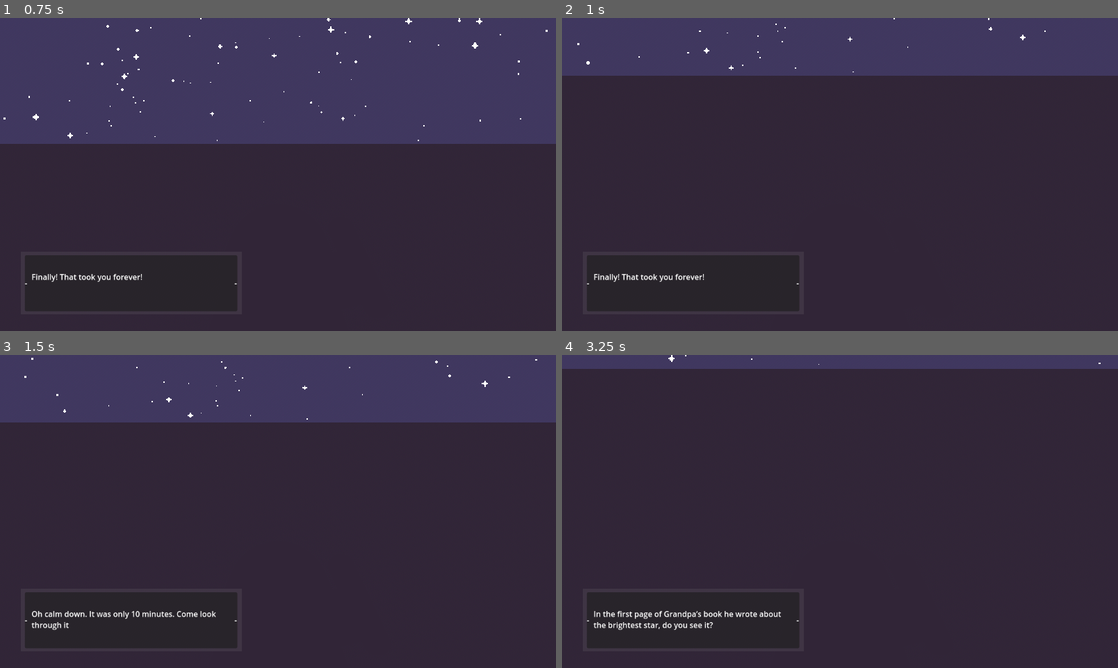
Above: before the commit, frames 1-4 (two rows, left to right).
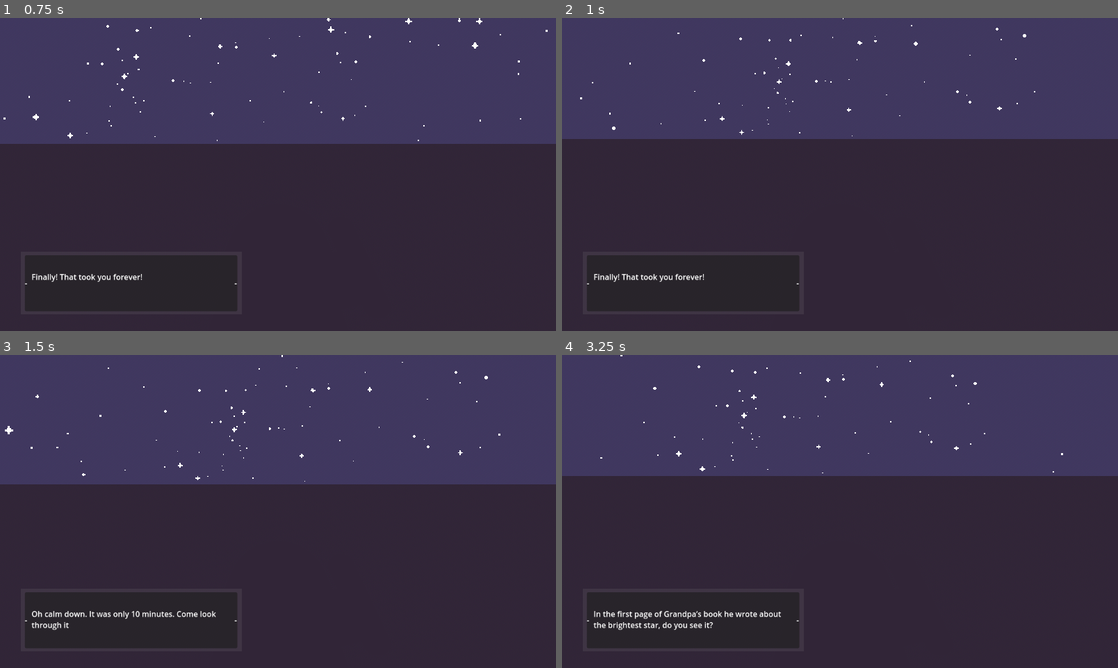
Above: after the commit, the same moments.

Repository: ATTOCORRECT/DesignWeek-Winter2025
Game: Godot game, scene res://Game.tscn
Two runs of this game, one before a commit and one after it. Both use one fixed random seed, a clock stepped at 60 frames per second and the inputs below.
Inputs (mouse positions are in pixels of both pictures, inside the frame that each line leads up to):
- Up to frame 1 (0.75 s): tap Enter (ui_accept) at 0.5 s; drag from (133, 284) to (333, 105) at 0.52 s
- Up to frame 2 (1 s): no input
- Up to frame 3 (1.5 s): drag from (166, 527) to (250, 574) at 1.27 s
- Up to frame 4 (3.25 s): tap Enter (ui_accept) at 2 s; move the mouse to (895, 442) at 2.02 s; hold Up (ui_up) 2.03-2.75 s; hold Mouse wheel down (zoom_out) 2.03-2.75 s; click (895, 442) at 2.17 s; drag from (812, 574) to (673, 464) at 2.77 s

Frame 1 is identical in both runs. In frame 2, 20% of the frame differs, in the area x 0-100%, y 0-39%; in frame 3, 20%; in frame 4, 34%.

Commit message:
Merge branch 'main' into Tarell's-Branch

Diff:
--- a/stargazing-prototype/player_controller.gd
+++ b/stargazing-prototype/player_controller.gd
@@ -69,8 +69,8 @@
 func focus():
 	is_zoom_animating = true
 
-	var telescope_rotation = Singleton.telescope.rotation
-	var stars_rotation = Singleton.star_cluster.rotation
+	var telescope_rotation = Quaternion(Singleton.telescope.transform.basis.orthonormalized())
+	var stars_rotation = Quaternion(Singleton.star_cluster.transform.basis.orthonormalized())
 
 	var seconds = 0.3
 	var total_i = seconds * 60
@@ -79,7 +79,8 @@
 		var t = i / float(total_i)
 		var te = ease(t,-5)
 
-		Singleton.telescope.rotation = lerp(telescope_rotation, stars_rotation, te)
+		var new_rotation = telescope_rotation.slerp(stars_rotation, te)
+		Singleton.telescope.basis = Basis(new_rotation)
 
 		await get_tree().create_timer(1.0/60.0).timeout
 
@@ -112,7 +113,7 @@
 				drag_position = position
 
 				Singleton.telescope.rotate_y(drag_position_offset.x * -0.8)
-				Singleton.telescope.rotate_object_local(Vector3.LEFT,drag_position_offset.y * 0.8)
+				Singleton.telescope.rotation.x = clamp(drag_position_offset.y * -0.8 + Singleton.telescope.rotation.x, deg_to_rad(-10), deg_to_rad(89))
 
 func constellation_controlls(event):
 		# Mouse pressed
--- a/stargazing-prototype/star_cluster.tscn
+++ b/stargazing-prototype/star_cluster.tscn
@@ -61,7 +61,6 @@
 
 [node name="Star11" parent="Rotator/Other Stars" instance=ExtResource("1_86r6b")]
 transform = Transform3D(1, 0, 0, 0, 1, 0, 0, 0, 1, 0.515639, 0.693581, -0.313413)
-texture = ExtResource("3_h87vp")
 
 [node name="Star12" parent="Rotator/Other Stars" instance=ExtResource("1_86r6b")]
 transform = Transform3D(1, 0, 0, 0, 1, 0, 0, 0, 1, 0.787972, 0.206159, 0.101277)
--- /dev/null
+++ b/stargazing-prototype/star_cluster_octo.tscn
@@ -0,0 +1,80 @@
+[gd_scene load_steps=5 format=3 uid="uid://baxums3wiafaa"]
+
+[ext_resource type="Script" uid="uid://d4l1733n0hx3u" path="res://star_cluster.gd" id="1_aftu2"]
+[ext_resource type="PackedScene" uid="uid://c6h15vi3l4y8a" path="res://star.tscn" id="2_16brb"]
+[ext_resource type="Texture2D" uid="uid://bu6rokk325ecg" path="res://assets/star_big.png" id="3_qkxrq"]
+[ext_resource type="Texture2D" uid="uid://c583xmajg272d" path="res://assets/star_medium.png" id="4_vkpg3"]
+
+[node name="Star Cluster Octo" type="Node3D"]
+script = ExtResource("1_aftu2")
+
+[node name="Rotator" type="Node3D" parent="."]
+transform = Transform3D(1, 0, 0, 0, 1, 0, 0, 0, 1, 0, 0, -4)
+
+[node name="Constellation" type="Node3D" parent="Rotator"]
+
+[node name="1" parent="Rotator/Constellation" instance=ExtResource("2_16brb")]
+transform = Transform3D(1, 0, 0, 0, 1, 0, 0, 0, 1, -0.782426, -0.435331, -0.204305)
+texture = ExtResource("4_vkpg3")
+
+[node name="2" parent="Rotator/Constellation" instance=ExtResource("2_16brb")]
+transform = Transform3D(1, 0, 0, 0, 1, 0, 0, 0, 1, -0.661067, 0.0401298, -0.497724)
+
+[node name="3" parent="Rotator/Constellation" instance=ExtResource("2_16brb")]
+transform = Transform3D(1, 0, 0, 0, 1, 0, 0, 0, 1, -0.402675, -0.402323, 0.0808561)
+texture = ExtResource("3_qkxrq")
+
+[node name="4" parent="Rotator/Constellation" instance=ExtResource("2_16brb")]
+transform = Transform3D(1, 0, 0, 0, 1, 0, 0, 0, 1, -0.175565, 0.152205, 0.422455)
+texture = ExtResource("4_vkpg3")
+
+[node name="5" parent="Rotator/Constellation" instance=ExtResource("2_16brb")]
+transform = Transform3D(1, 0, 0, 0, 1, 0, 0, 0, 1, -0.51623, 0.640492, -0.109251)
+texture = ExtResource("3_qkxrq")
+
+[node name="6" parent="Rotator/Constellation" instance=ExtResource("2_16brb")]
+transform = Transform3D(1, 0, 0, 0, 1, 0, 0, 0, 1, -0.0222655, 0.846783, 0.205614)
+texture = ExtResource("4_vkpg3")
+
+[node name="7" parent="Rotator/Constellation" instance=ExtResource("2_16brb")]
+transform = Transform3D(1, 0, 0, 0, 1, 0, 0, 0, 1, 0.522799, 0.549647, 0.265023)
+texture = ExtResource("3_qkxrq")
+
+[node name="8" parent="Rotator/Constellation" instance=ExtResource("2_16brb")]
+transform = Transform3D(1, 0, 0, 0, 1, 0, 0, 0, 1, 0.1651, 0.337678, -0.498378)
+texture = ExtResource("3_qkxrq")
+
+[node name="9" parent="Rotator/Constellation" instance=ExtResource("2_16brb")]
+transform = Transform3D(1, 0, 0, 0, 1, 0, 0, 0, 1, 0.442918, -0.348235, 0.205614)
+texture = ExtResource("4_vkpg3")
+
+[node name="10" parent="Rotator/Constellation" instance=ExtResource("2_16brb")]
+transform = Transform3D(1, 0, 0, 0, 1, 0, 0, 0, 1, 0.659156, -0.381271, -0.0349903)
+texture = ExtResource("4_vkpg3")
+
+[node name="11" parent="Rotator/Constellation" instance=ExtResource("2_16brb")]
+transform = Transform3D(1, 0, 0, 0, 1, 0, 0, 0, 1, 0.614106, -0.585496, 0.205614)
+texture = ExtResource("4_vkpg3")
+
+[node name="Other Stars" type="Node3D" parent="Rotator"]
+transform = Transform3D(1, 0, 0, 0, 1, 0, 0, 0, 1, 0.00296235, 0, 0)
+
+[node name="Star" parent="Rotator/Other Stars" instance=ExtResource("2_16brb")]
+transform = Transform3D(1, 0, 0, 0, 1, 0, 0, 0, 1, -0.173751, -0.734984, -0.394998)
+
+[node name="Star2" parent="Rotator/Other Stars" instance=ExtResource("2_16brb")]
+transform = Transform3D(1, 0, 0, 0, 1, 0, 0, 0, 1, -0.0135052, -0.551278, 0.620163)
+
+[node name="Star3" parent="Rotator/Other Stars" instance=ExtResource("2_16brb")]
+transform = Transform3D(1, 0, 0, 0, 1, 0, 0, 0, 1, 0.742207, 0.244846, 0.432766)
+
+[node name="Star4" parent="Rotator/Other Stars" instance=ExtResource("2_16brb")]
+transform = Transform3D(1, 0, 0, 0, 1, 0, 0, 0, 1, 0.766454, -0.00166986, -0.425151)
+
+[node name="Star5" parent="Rotator/Other Stars" instance=ExtResource("2_16brb")]
+transform = Transform3D(1, 0, 0, 0, 1, 0, 0, 0, 1, -0.728805, 0.39033, -0.0381327)
+
+[node name="CSGSphere3D" type="CSGSphere3D" parent="."]
+transform = Transform3D(1, 0, 0, 0, 1, 0, 0, 0, 1, 0, 0, -4)
+visible = false
+radius = 1.0
--- /dev/null
+++ b/stargazing-prototype/star_cluster_whale.tscn
@@ -0,0 +1,121 @@
+[gd_scene load_steps=5 format=3 uid="uid://1cucq5p32ejh"]
+
+[ext_resource type="Script" uid="uid://d4l1733n0hx3u" path="res://star_cluster.gd" id="1_qmobx"]
+[ext_resource type="PackedScene" uid="uid://c6h15vi3l4y8a" path="res://star.tscn" id="2_kye2x"]
+[ext_resource type="Texture2D" uid="uid://c583xmajg272d" path="res://assets/star_medium.png" id="3_2w077"]
+[ext_resource type="Texture2D" uid="uid://bu6rokk325ecg" path="res://assets/star_big.png" id="4_yelkf"]
+
+[node name="Star Cluster Whale" type="Node3D"]
+script = ExtResource("1_qmobx")
+
+[node name="Rotator" type="Node3D" parent="."]
+transform = Transform3D(1, 0, 0, 0, 1, 0, 0, 0, 1, 0, 0, -4)
+
+[node name="Constellation" type="Node3D" parent="Rotator"]
+
+[node name="1" parent="Rotator/Constellation" instance=ExtResource("2_kye2x")]
+transform = Transform3D(1, 0, 0, 0, 1, 0, 0, 0, 1, -0.903949, 0.0877361, -0.0121694)
+texture = ExtResource("3_2w077")
+
+[node name="2" parent="Rotator/Constellation" instance=ExtResource("2_kye2x")]
+transform = Transform3D(1, 0, 0, 0, 1, 0, 0, 0, 1, -0.68483, 0.1619, -0.3194)
+texture = ExtResource("3_2w077")
+
+[node name="3" parent="Rotator/Constellation" instance=ExtResource("2_kye2x")]
+transform = Transform3D(1, 0, 0, 0, 1, 0, 0, 0, 1, -0.587069, -0.00665402, 0.0033865)
+texture = ExtResource("3_2w077")
+
+[node name="4" parent="Rotator/Constellation" instance=ExtResource("2_kye2x")]
+transform = Transform3D(1, 0, 0, 0, 1, 0, 0, 0, 1, -0.135345, 0.151787, 0.388397)
+texture = ExtResource("4_yelkf")
+
+[node name="5" parent="Rotator/Constellation" instance=ExtResource("2_kye2x")]
+transform = Transform3D(1, 0, 0, 0, 1, 0, 0, 0, 1, 0.299524, 0.128189, 0.380619)
+texture = ExtResource("3_2w077")
+
+[node name="6" parent="Rotator/Constellation" instance=ExtResource("2_kye2x")]
+transform = Transform3D(1, 0, 0, 0, 1, 0, 0, 0, 1, 0.441109, 0.28663, 0.205614)
+texture = ExtResource("3_2w077")
+
+[node name="7" parent="Rotator/Constellation" instance=ExtResource("2_kye2x")]
+transform = Transform3D(0.999766, 0.012217, 0.0178524, -0.0122151, 0.999925, -0.00021812, -0.0178538, 0, 0.999841, 0.650835, 0.317933, -0.430767)
+texture = ExtResource("3_2w077")
+
+[node name="8" parent="Rotator/Constellation" instance=ExtResource("2_kye2x")]
+transform = Transform3D(0.999766, 0.012217, 0.0178524, -0.0122151, 0.999925, -0.00021812, -0.0178538, 0, 0.999841, 0.807838, 0.201389, -0.211923)
+texture = ExtResource("3_2w077")
+
+[node name="9" parent="Rotator/Constellation" instance=ExtResource("2_kye2x")]
+transform = Transform3D(1, 0, 0, 0, 1, 0, 0, 0, 1, 0.75462, -0.006654, 0.0306094)
+texture = ExtResource("3_2w077")
+
+[node name="10" parent="Rotator/Constellation" instance=ExtResource("2_kye2x")]
+transform = Transform3D(1, 0, 0, 0, 1, 0, 0, 0, 1, 0.835525, -0.131384, 0.108389)
+texture = ExtResource("4_yelkf")
+
+[node name="11" parent="Rotator/Constellation" instance=ExtResource("2_kye2x")]
+transform = Transform3D(1, 0, 0, 0, 1, 0, 0, 0, 1, 0.714166, -0.353875, 0.287283)
+texture = ExtResource("4_yelkf")
+
+[node name="12" parent="Rotator/Constellation" instance=ExtResource("2_kye2x")]
+transform = Transform3D(1, 0, 0, 0, 1, 0, 0, 0, 1, 0.279298, -0.471862, -0.284399)
+texture = ExtResource("4_yelkf")
+
+[node name="13" parent="Rotator/Constellation" instance=ExtResource("2_kye2x")]
+transform = Transform3D(1, 0, 0, 0, 1, 0, 0, 0, 1, 0.151197, -0.353875, -0.0588374)
+texture = ExtResource("4_yelkf")
+
+[node name="14" parent="Rotator/Constellation" instance=ExtResource("2_kye2x")]
+transform = Transform3D(1, 0, 0, 0, 1, 0, 0, 0, 1, -0.000501573, -0.360617, 0.1045)
+texture = ExtResource("4_yelkf")
+
+[node name="15" parent="Rotator/Constellation" instance=ExtResource("2_kye2x")]
+transform = Transform3D(1, 0, 0, 0, 1, 0, 0, 0, 1, -0.138715, -0.222403, -0.00828075)
+texture = ExtResource("4_yelkf")
+
+[node name="16" parent="Rotator/Constellation" instance=ExtResource("2_kye2x")]
+transform = Transform3D(1, 0, 0, 0, 1, 0, 0, 0, 1, -0.483682, -0.245439, -0.20273)
+texture = ExtResource("3_2w077")
+
+[node name="17" parent="Rotator/Constellation" instance=ExtResource("2_kye2x")]
+transform = Transform3D(1, 0, 0, 0, 1, 0, 0, 0, 1, -0.617408, -0.128013, 0.205614)
+texture = ExtResource("3_2w077")
+
+[node name="18" parent="Rotator/Constellation" instance=ExtResource("2_kye2x")]
+transform = Transform3D(1, 0, 0, 0, 1, 0, 0, 0, 1, -0.755622, -0.235887, 0.205614)
+texture = ExtResource("3_2w077")
+
+[node name="Other Stars" type="Node3D" parent="Rotator"]
+transform = Transform3D(1, 0, 0, 0, 1, 0, 0, 0, 1, 0.00296235, 0, 0)
+
+[node name="Star" parent="Rotator/Other Stars" instance=ExtResource("2_kye2x")]
+transform = Transform3D(1, 0, 0, 0, 1, 0, 0, 0, 1, -0.348181, 0.599711, 0.584215)
+
+[node name="Star2" parent="Rotator/Other Stars" instance=ExtResource("2_kye2x")]
+transform = Transform3D(1, 0, 0, 0, 1, 0, 0, 0, 1, -0.582333, 0.487726, 0.49983)
+
+[node name="Star3" parent="Rotator/Other Stars" instance=ExtResource("2_kye2x")]
+transform = Transform3D(1, 0, 0, 0, 1, 0, 0, 0, 1, -0.0576055, 0.450449, -0.840195)
+
+[node name="Star4" parent="Rotator/Other Stars" instance=ExtResource("2_kye2x")]
+transform = Transform3D(1, 0, 0, 0, 1, 0, 0, 0, 1, 0.148628, 0.743463, 0.571884)
+
+[node name="Star5" parent="Rotator/Other Stars" instance=ExtResource("2_kye2x")]
+transform = Transform3D(1, 0, 0, 0, 1, 0, 0, 0, 1, 0.3353, 0.556791, -0.0231318)
+
+[node name="Star6" parent="Rotator/Other Stars" instance=ExtResource("2_kye2x")]
+transform = Transform3D(1, 0, 0, 0, 1, 0, 0, 0, 1, 0.362523, -0.703243, 0.462838)
+
+[node name="Star7" parent="Rotator/Other Stars" instance=ExtResource("2_kye2x")]
+transform = Transform3D(1, 0, 0, 0, 1, 0, 0, 0, 1, -0.104156, -0.808246, -0.435365)
+
+[node name="Star8" parent="Rotator/Other Stars" instance=ExtResource("2_kye2x")]
+transform = Transform3D(1, 0, 0, 0, 1, 0, 0, 0, 1, -0.286939, -0.501015, -0.645371)
+
+[node name="Star9" parent="Rotator/Other Stars" instance=ExtResource("2_kye2x")]
+transform = Transform3D(1, 0, 0, 0, 1, 0, 0, 0, 1, -0.547501, -0.609907, 0.220444)
+
+[node name="CSGSphere3D" type="CSGSphere3D" parent="."]
+transform = Transform3D(1, 0, 0, 0, 1, 0, 0, 0, 1, 0, 0, -4)
+visible = false
+radius = 1.0
Not shown: 1 places in stargazing-prototype/star_cluster_seahorse.tscn that only renumber resources
